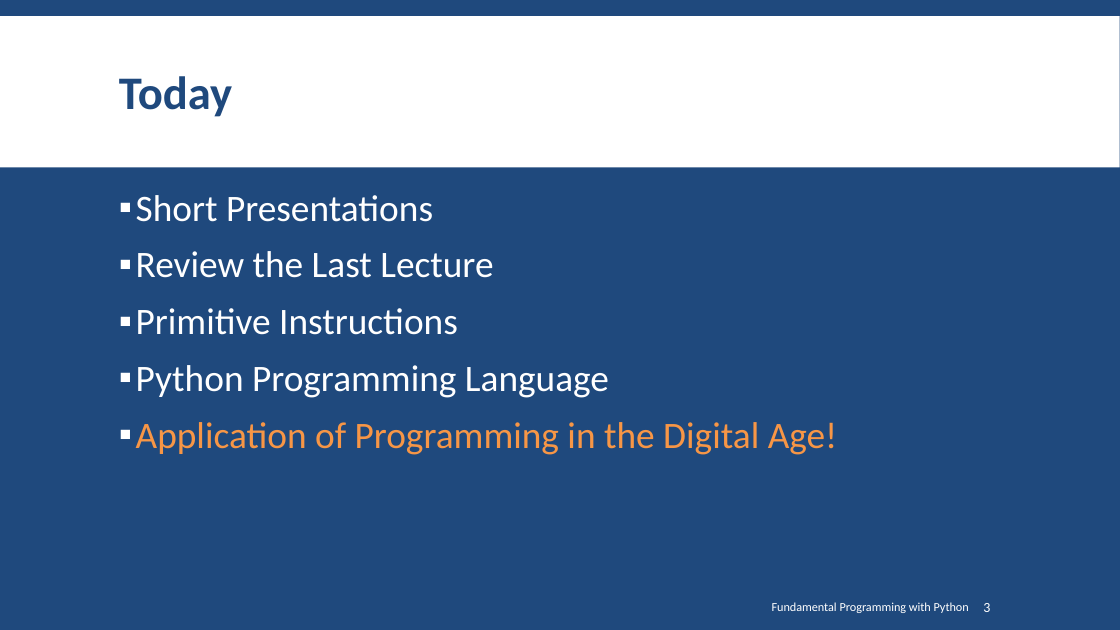
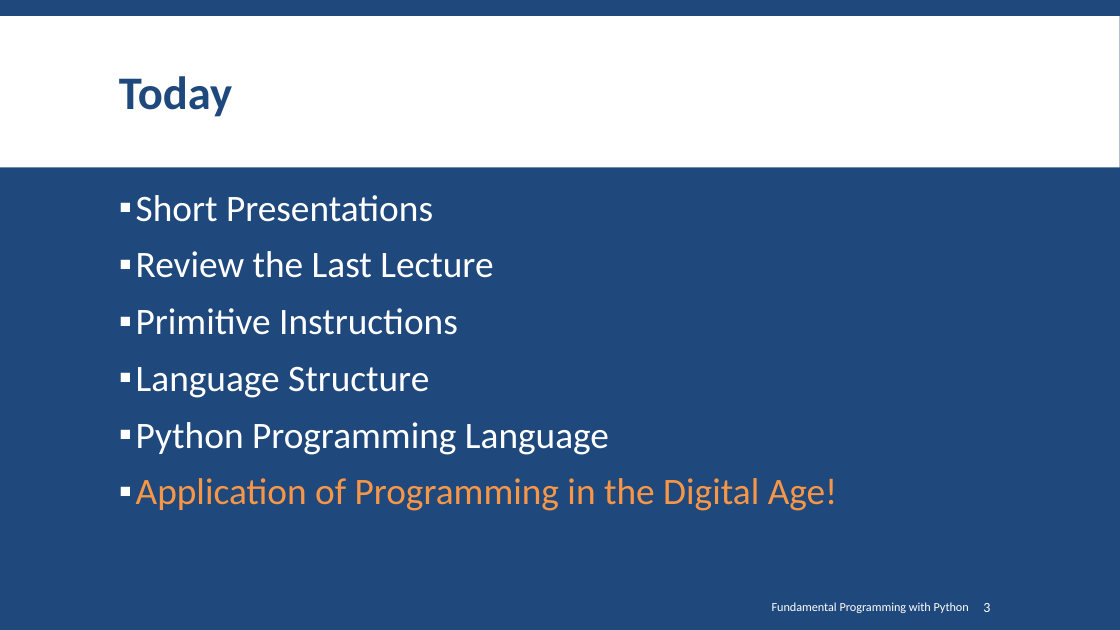
Before and after one commit to SharifPythonSpace/Course1401, a slide deck: slide 3 of Slide/02-Introduction to Programming with Python.pptx. Drawn at 1120x630 pixels with LibreOffice and Linux fonts; fonts in the diff are those of the drawing; background and template pictures are left out. Boxes give left, top, right and bottom in pixels: in the first picture for what was removed or moved away, otherwise in the second. Text is boxed around its words. In the diff, an @@ line names an element or a change of style, - is before the commit and + after.

```diff
--- a/Slide/02-Introduction to Programming with Python.pptx
+++ b/Slide/02-Introduction to Programming with Python.pptx
@@ text at [136, 366, 429, 398]: paragraph added @@
+▪ Language Structure
```
Also in this commit, not shown: 1 other slide changed, 1 slide added.
